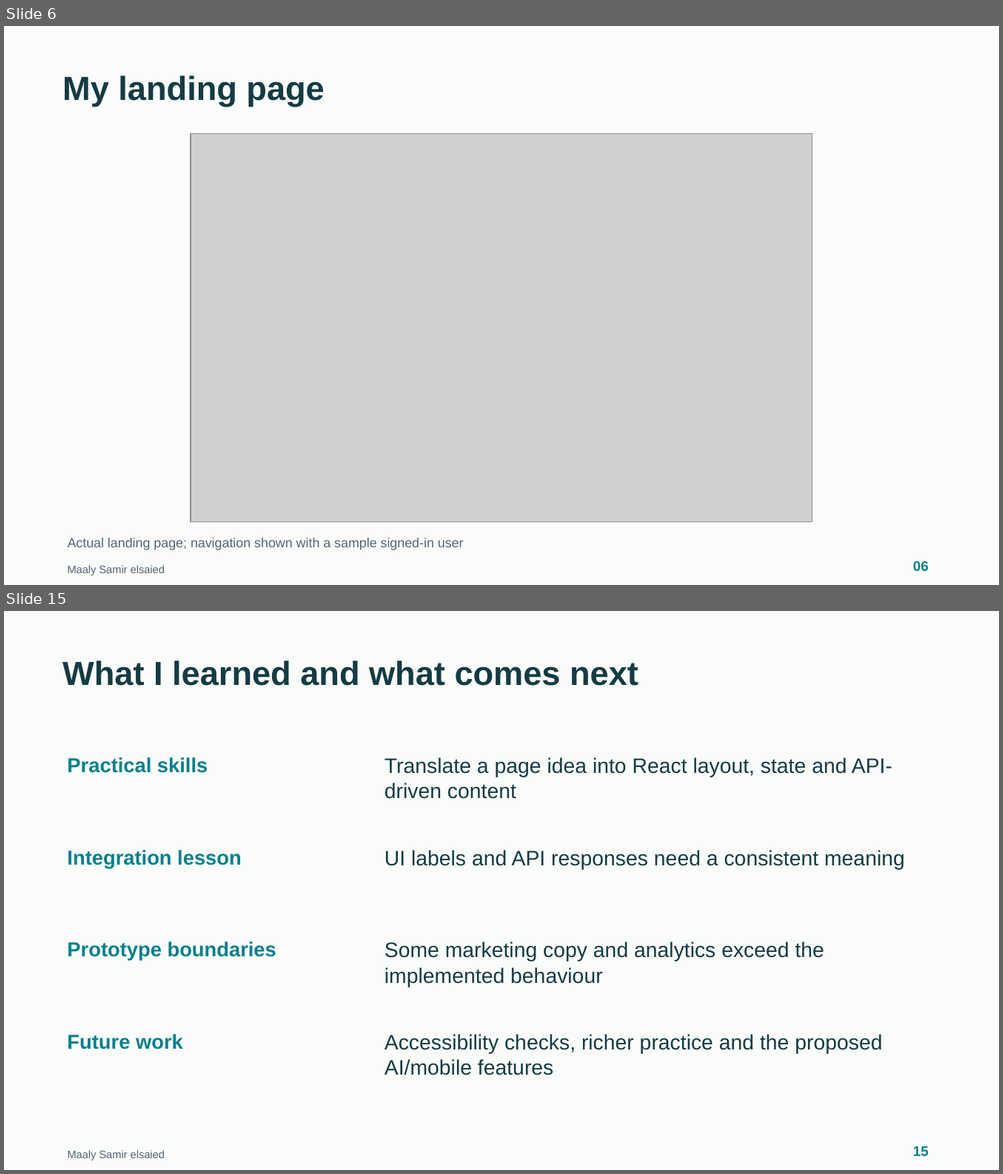
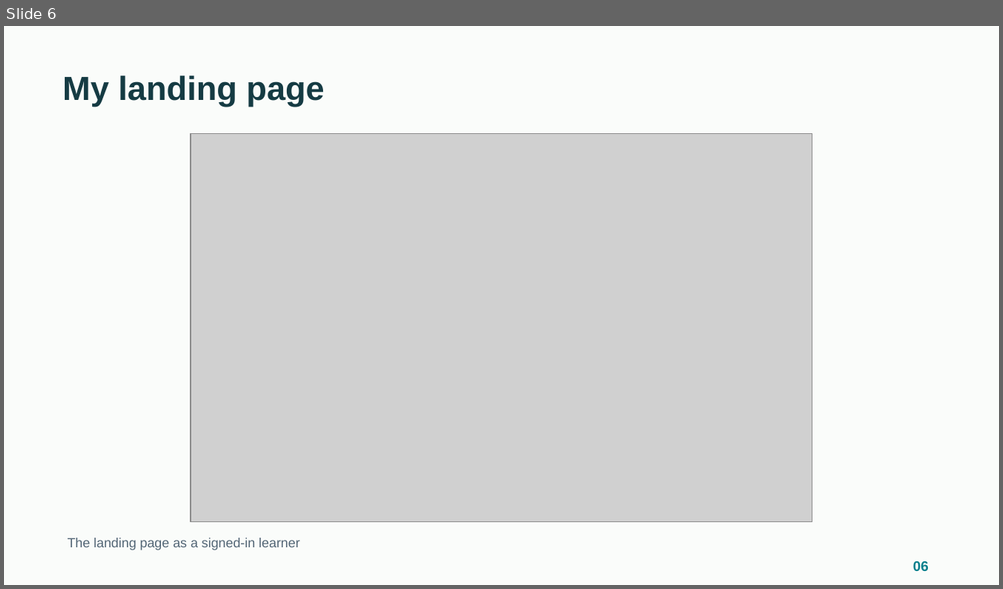
Before and after one commit to Saif-eldin-Ahmed-Helmy/Interactive-Learning-Platform, a slide deck: output/discussion/Maaly-DEPI-Discussion.pptx. Shown one above the other, each under a label of ours: slides 6 and 15 before the commit, slide 6 after it; the slides between them are not shown. The pictures are 1003x1174 and 1003x589 pixels, drawn with LibreOffice and Linux fonts; fonts in the diff are those of the drawing; grey boxes stand for pictures. Boxes give left, top, right and bottom in pixels: in the first picture for what was removed or moved away, otherwise in the second. Text is boxed around its words. In the diff, an @@ line names an element or a change of style, - is before the commit and + after.

```diff
--- a/output/discussion/Maaly-DEPI-Discussion.pptx
+++ b/output/discussion/Maaly-DEPI-Discussion.pptx
@@ slide 15 removed at (x1=4, y1=611, x2=999, y2=1170), background #FAFCFA @@
@@ text removed at (x1=62, y1=661, x2=638, y2=686) @@
-What I learned and what comes next
@@ text removed at (x1=67, y1=758, x2=208, y2=773) @@
-Practical skills
@@ text removed at (x1=384, y1=758, x2=892, y2=799) @@
-Translate a page idea into React layout, state and API-driven content
@@ text removed at (x1=67, y1=850, x2=242, y2=868) @@
-Integration lesson
@@ text removed at (x1=384, y1=850, x2=905, y2=869) @@
-UI labels and API responses need a consistent meaning
@@ text removed at (x1=67, y1=942, x2=276, y2=960) @@
-Prototype boundaries
@@ text removed at (x1=384, y1=942, x2=824, y2=987) @@
-Some marketing copy and analytics exceed the implemented behaviour
@@ text removed at (x1=67, y1=1034, x2=183, y2=1050) @@
-Future work
@@ text removed at (x1=384, y1=1034, x2=882, y2=1076) @@
-Accessibility checks, richer practice and the proposed AI/mobile features
@@ text removed at (x1=68, y1=1150, x2=165, y2=1161) @@
-Maaly Samir elsaied
@@ text removed at (x1=913, y1=1147, x2=928, y2=1156) @@
-15
@@ slide 6 changed as well @@
@@ text at (x1=68, y1=538, x2=300, y2=551): text changed @@
-Actual landing page; navigation shown with a sample signed-in user
+The landing page as a signed-in learner
@@ text removed at (x1=68, y1=565, x2=165, y2=576) @@
-Maaly Samir elsaied
```
Also in this commit, not shown: 6 other slides changed, 2 slides added, 9 other slides removed, 7 other files.
